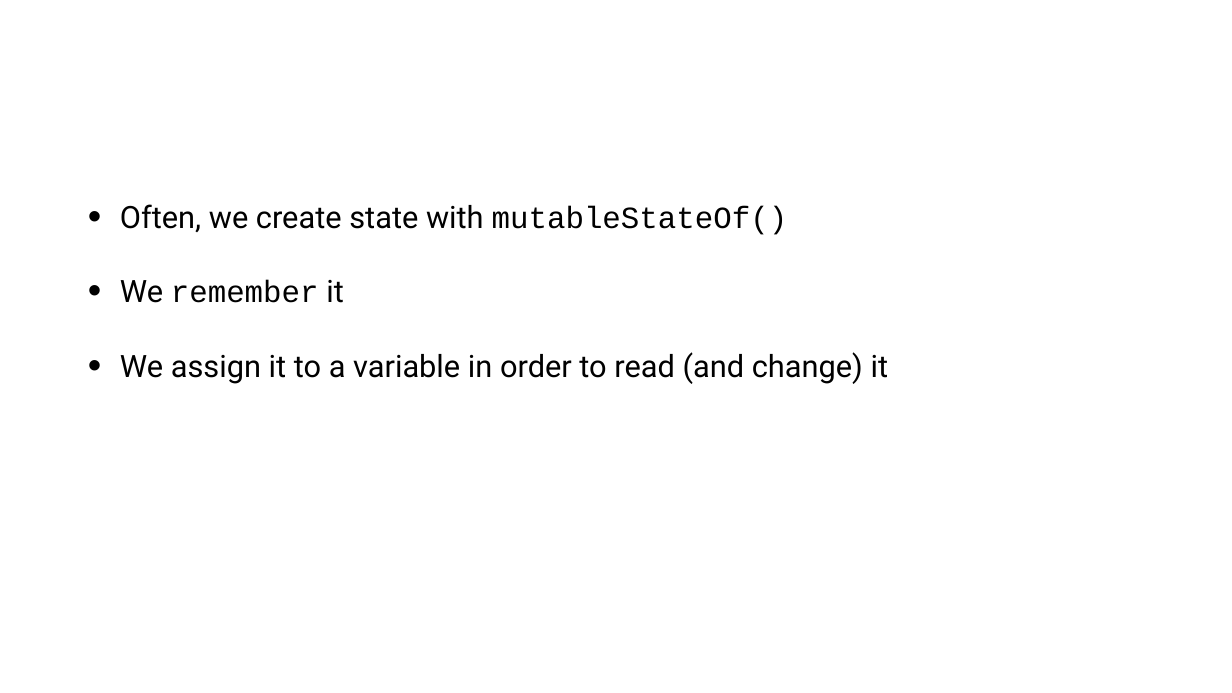
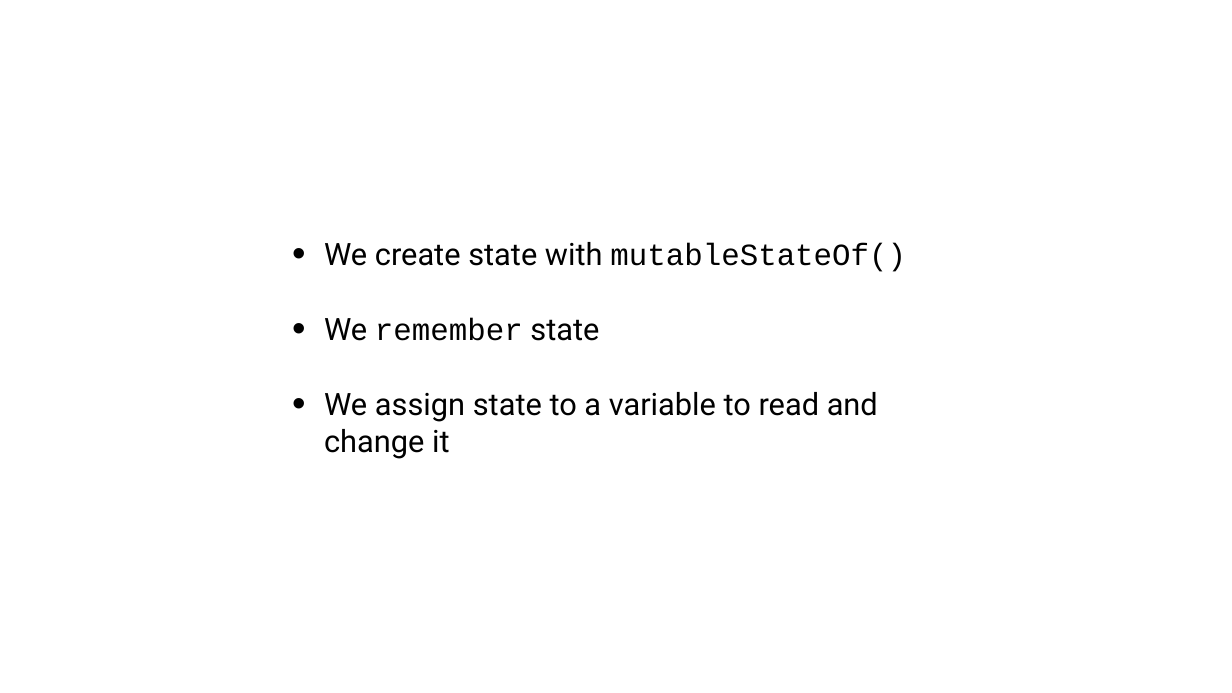
Before and after one commit to tkuenneth/compose_workshop, a slide deck: slide 22 of slides/02_Basics.pptx. Drawn at 1232x693 pixels with LibreOffice and Linux fonts; fonts in the diff are those of the drawing; background and template pictures are left out. Boxes give left, top, right and bottom in pixels: in the first picture for what was removed or moved away, otherwise in the second. Text is boxed around its words. In the diff, an @@ line names an element or a change of style, - is before the commit and + after.

```diff
--- a/slides/02_Basics.pptx
+++ b/slides/02_Basics.pptx
@@ text at (324,242,906,459): text changed @@
-• Often, we create state with mutableStateOf()
-• We remember it
-• We assign it to a variable in order to read (and change) it
+• We create state with mutableStateOf()
+• We remember state
+• We assign state to a variable to read and change it
```
Also in this commit, not shown: 9 other slides changed, 10 slides added, 9 slides removed.
